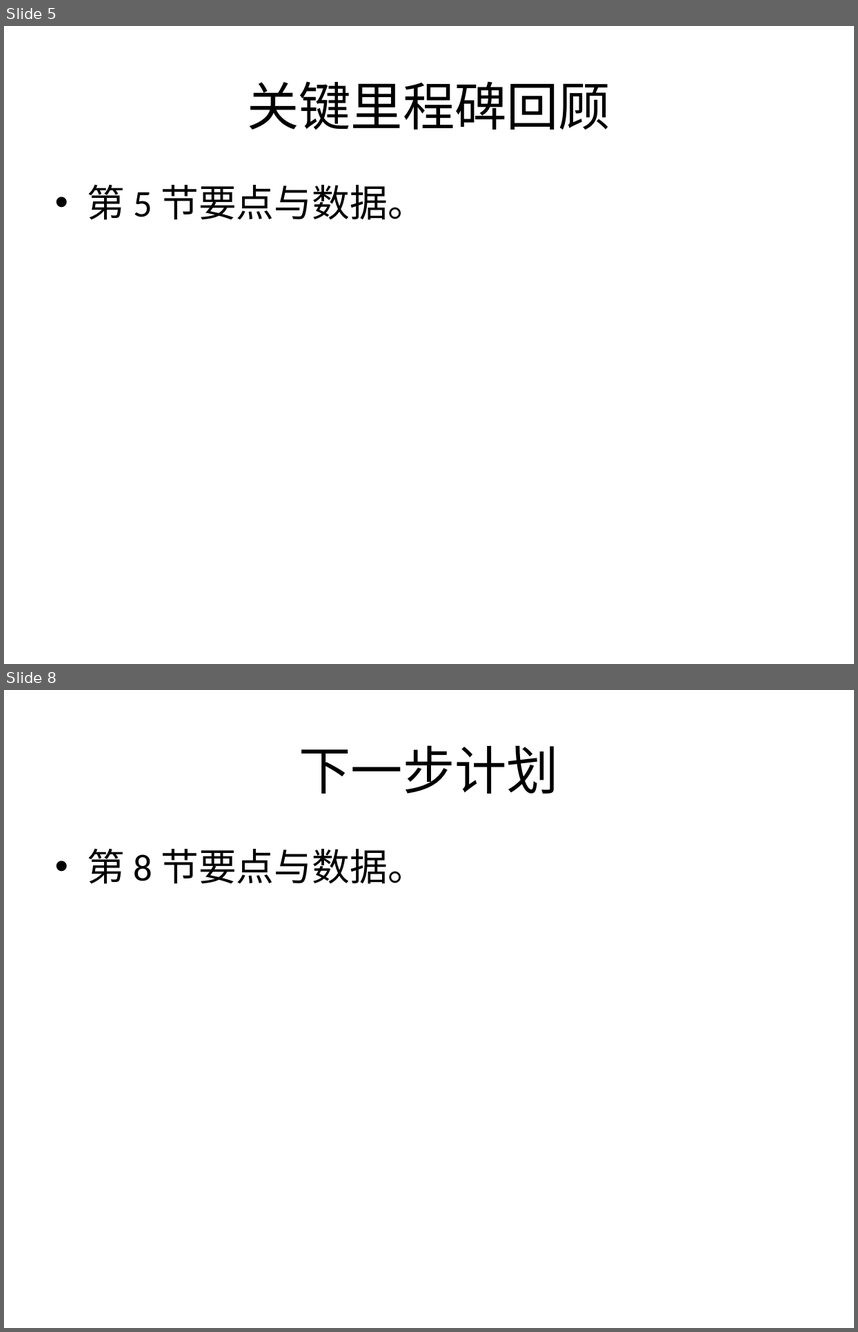
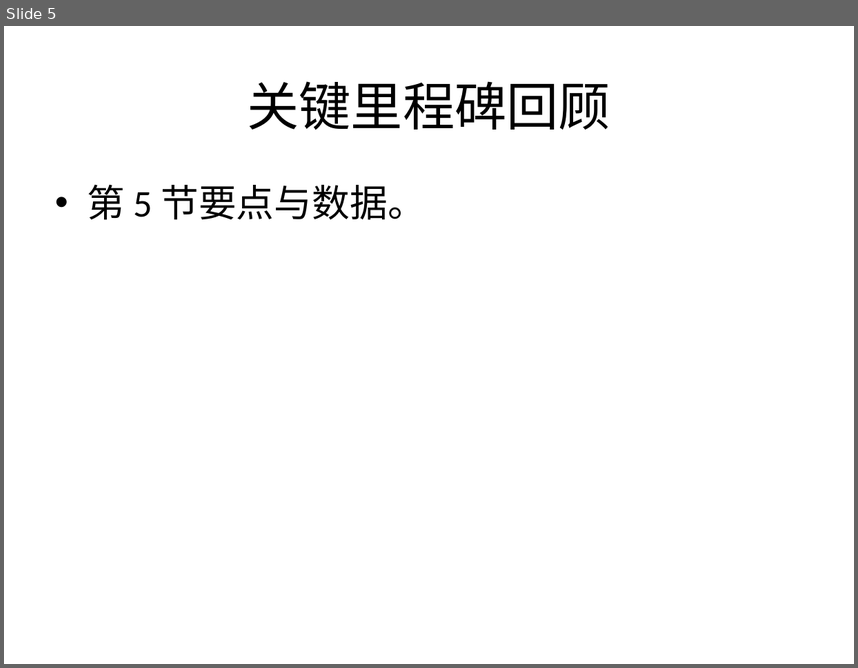
Before and after one commit to slamfinger/SimiGo, a slide deck: docs/experiments/V17_RUNTIME_MATRIX/office_out/docs/project_review.pptx. Shown one above the other, each under a label of ours: slides 5 and 8 before the commit, slide 5 after it; the slides between them are not shown. The pictures are 858x1332 and 858x668 pixels, drawn with LibreOffice and Linux fonts; fonts in the diff are those of the drawing. Boxes give left, top, right and bottom in pixels: in the first picture for what was removed or moved away, otherwise in the second. Text is boxed around its words. In the diff, an @@ line names an element or a change of style, - is before the commit and + after.

```diff
--- a/docs/experiments/V17_RUNTIME_MATRIX/office_out/docs/project_review.pptx
+++ b/docs/experiments/V17_RUNTIME_MATRIX/office_out/docs/project_review.pptx
@@ slide 8 removed at [4, 690, 854, 1328], background #FFFFFF @@
@@ title removed at [299, 745, 559, 793] @@
-下一步计划
@@ text removed at [87, 849, 425, 884] @@
-• 第 8 节要点与数据。
```
Also in this commit, not shown: 1 slide changed, 3 other slides removed, 13 other files.
